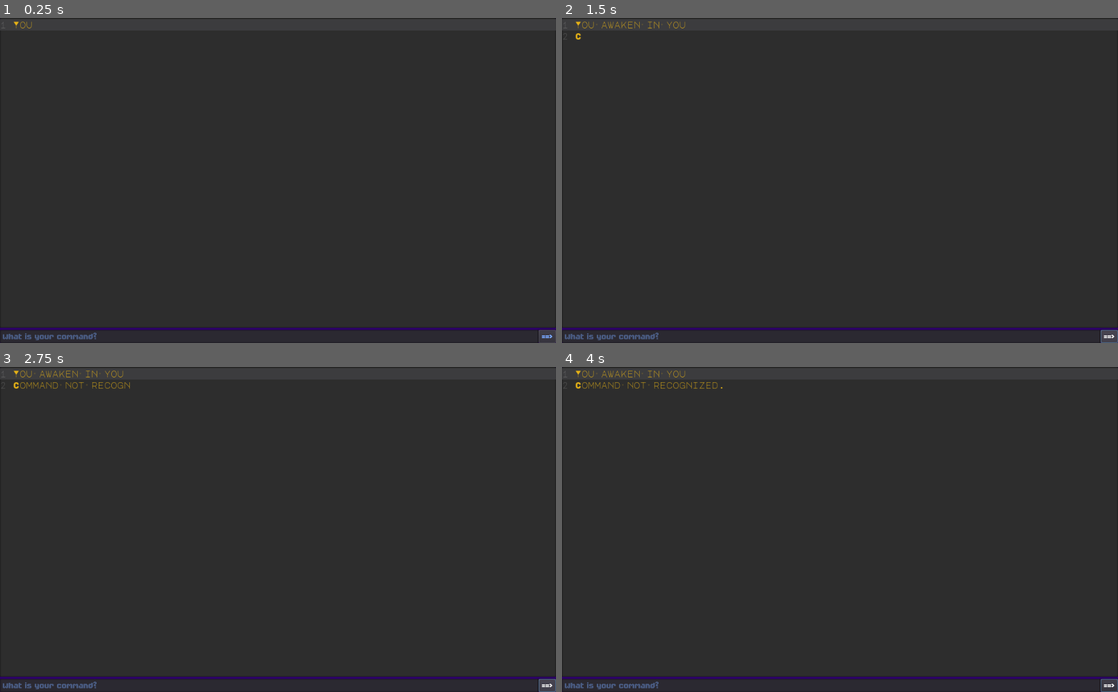
Above: before the commit, frames 1-4 (two rows, left to right).
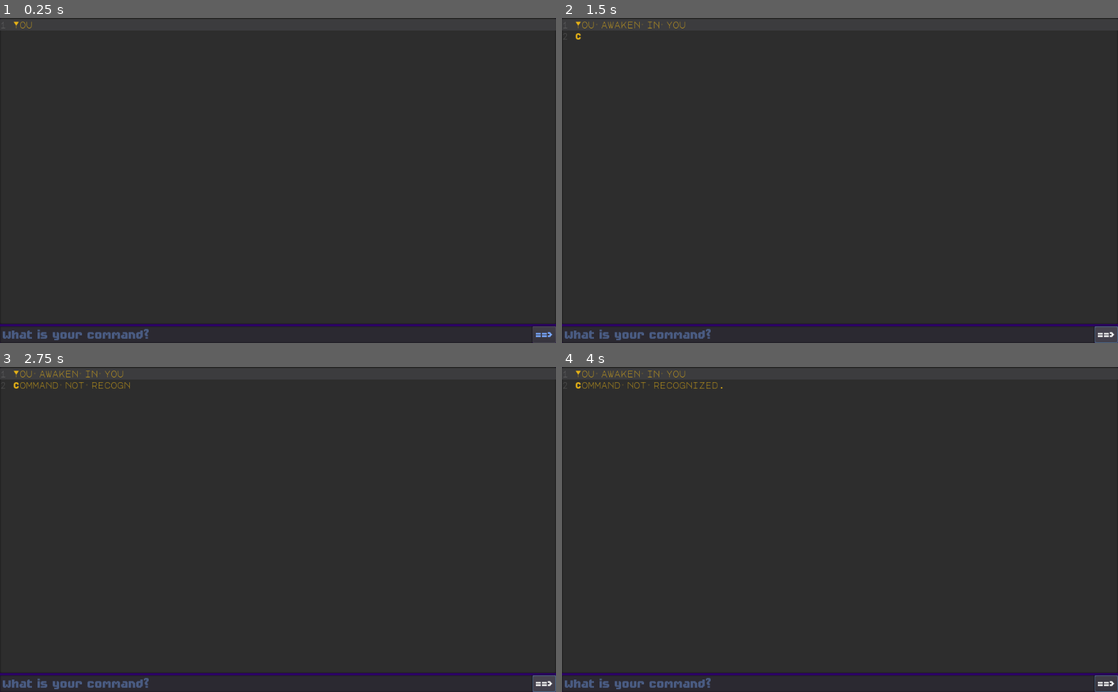
Above: after the commit, the same moments.

Repository: KaizNike/Vast-Rogue
Game: Godot game, scene res://src/Scenes/Main.tscn
The game is run twice, just before and just after one commit, with the same random seed, the same clock (stepped at 60 frames per second) and the same inputs. Before the commit the project has no main scene; this scene is started directly in both runs.
Inputs (mouse positions are in pixels of both pictures, inside the frame that each line leads up to):
- Up to frame 1 (0.25 s): no input
- Up to frame 2 (1.5 s): click (828, 336) at 0.52 s; type "12" at 0.6 s; click "==>" at 1.25 s
- Up to frame 3 (2.75 s): click "==>" at 2 s
- Up to frame 4 (4 s): click "==>" at 2.75 s; tap Enter at 3.5 s; move the mouse to (962, 513) at 3.52 s; hold Ctrl (control) from 3.53 s (still down)

The runs differ from the first frame. In frame 1, 1.7% of the frame differs, in the area x 0-100%, y 94-100%; in frame 2, 1.8%; in frame 3, 1.8%; in frame 4, 1.8%.

Commit message:
Icon upload

Diff:
--- a/Vast Rogue/project.godot
+++ b/Vast Rogue/project.godot
@@ -11,7 +11,8 @@
 [application]
 
 config/name="Vast Rogue"
-config/icon="res://icon.png"
+run/main_scene="res://src/Scenes/Main.tscn"
+config/icon="res://at3.png"
 
 [input]
 
--- a/Vast Rogue/src/Scenes/Main.tscn
+++ b/Vast Rogue/src/Scenes/Main.tscn
@@ -9,9 +9,11 @@
 font_data = ExtResource( 1 )
 
 [sub_resource type="DynamicFont" id=2]
+size = 24
 font_data = ExtResource( 2 )
 
 [sub_resource type="DynamicFont" id=3]
+size = 24
 font_data = ExtResource( 2 )
 
 [node name="Main" type="Node"]
@@ -44,7 +46,7 @@
 
 [node name="TextEdit" type="TextEdit" parent="UI/VBoxContainer"]
 margin_right = 1024.0
-margin_bottom = 572.0
+margin_bottom = 565.0
 size_flags_vertical = 3
 custom_fonts/font = SubResource( 1 )
 custom_colors/font_color_readonly = Color( 0.905882, 0.701961, 0.0901961, 1 )
@@ -64,14 +66,14 @@
 script = ExtResource( 3 )
 
 [node name="HSplitContainer" type="HSplitContainer" parent="UI/VBoxContainer"]
-margin_top = 576.0
+margin_top = 569.0
 margin_right = 1024.0
 margin_bottom = 600.0
 dragger_visibility = 2
 
 [node name="LineEdit" type="LineEdit" parent="UI/VBoxContainer/HSplitContainer"]
-margin_right = 992.0
-margin_bottom = 24.0
+margin_right = 981.0
+margin_bottom = 31.0
 size_flags_horizontal = 3
 custom_fonts/font = SubResource( 2 )
 custom_colors/font_color = Color( 0.47451, 0.658824, 1, 1 )
@@ -79,9 +81,9 @@
 placeholder_alpha = 0.4
 
 [node name="Button" type="Button" parent="UI/VBoxContainer/HSplitContainer"]
-margin_left = 992.0
+margin_left = 981.0
 margin_right = 1024.0
-margin_bottom = 24.0
+margin_bottom = 31.0
 custom_fonts/font = SubResource( 3 )
 custom_colors/font_color = Color( 0.47451, 0.658824, 1, 1 )
 text = "==>"
Binary file added: Vast Rogue/at3.png
Not shown, added: Vast Rogue/at3.png.import
Not shown, added: Vast Rogue/Assets/at3.xcf
